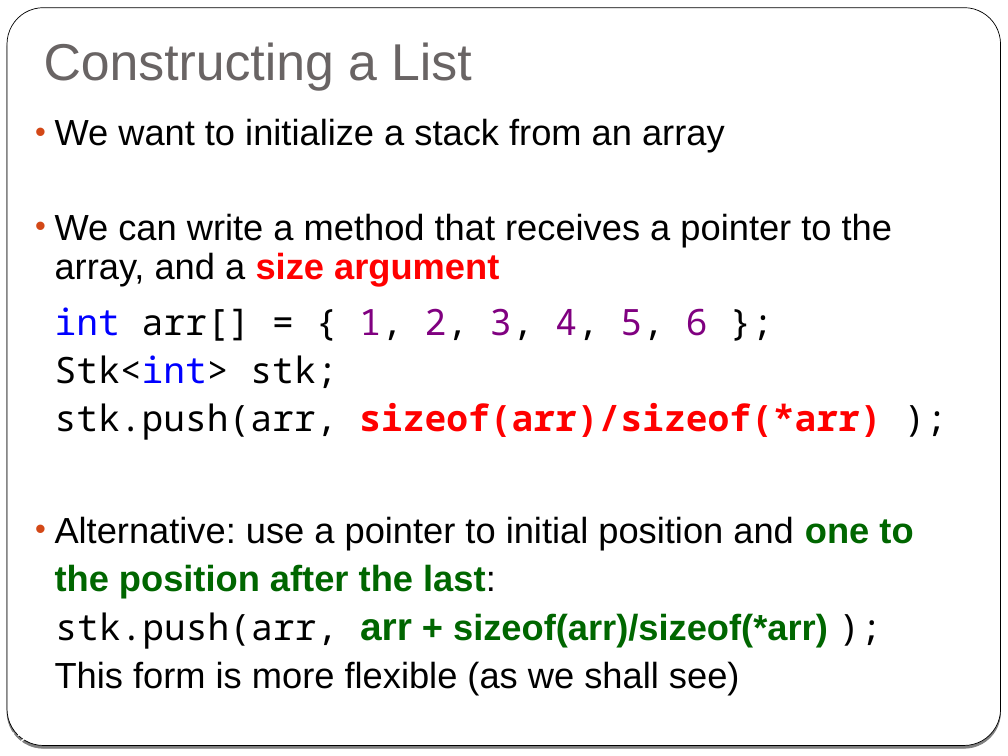
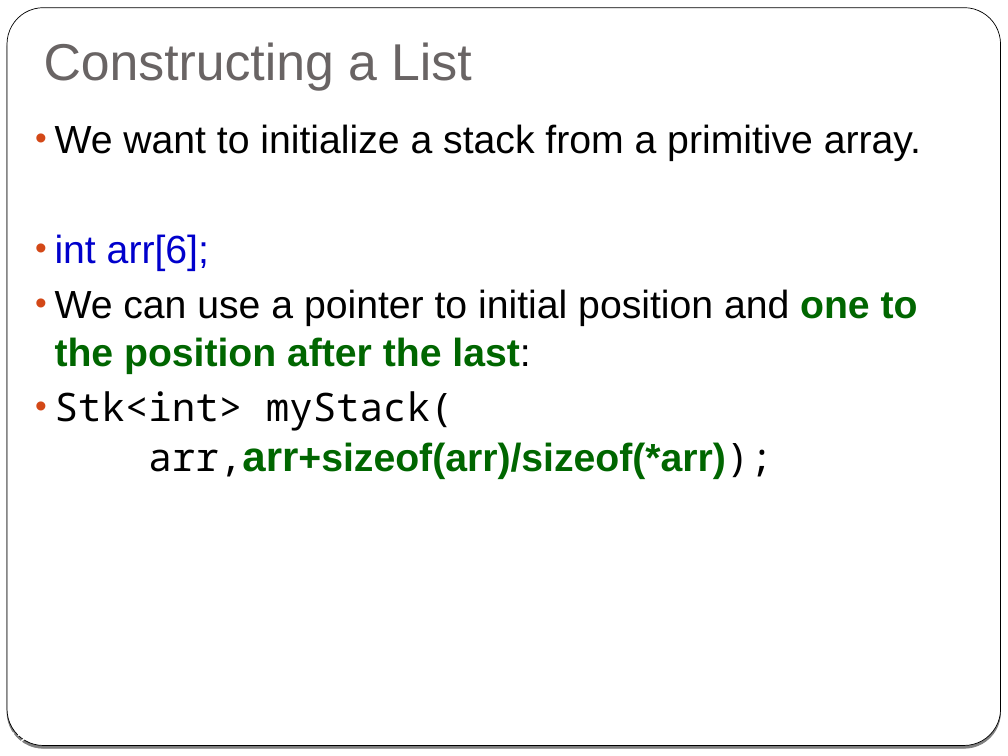
Before and after one commit to cpp-at-ariel/cpp-5778, a slide deck: slide 42 of week08-templates/slides.odp. Drawn at 1008x756 pixels with LibreOffice and Linux fonts; fonts in the diff are those of the drawing. Boxes give left, top, right and bottom in pixels: in the first picture for what was removed or moved away, otherwise in the second. Text is boxed around its words. In the diff, an @@ line names an element or a change of style, - is before the commit and + after.

```diff
--- a/week08-templates/slides.odp
+++ b/week08-templates/slides.odp
@@ text at box(55, 124, 921, 479): text changed; size 25.9 to 28 pt @@
-• We want to initialize a stack from an array
-• We can write a method that receives a pointer to the array, and a size argument
-int arr[] = { 1, 2, 3, 4, 5, 6 };
-Stk<int> stk;
-stk.push(arr, sizeof(arr)/sizeof(*arr) );
-• Alternative: use a pointer to initial position and one to the position after the last:
-stk.push(arr, arr + sizeof(arr)/sizeof(*arr) );
-This form is more flexible (as we shall see)
+• We want to initialize a stack from a primitive array.
+• int arr[6];
+• We can use a pointer to initial position and one to the position after the last:
+• Stk<int> myStack(
+  arr,arr+sizeof(arr)/sizeof(*arr));
```
Also in this commit, not shown: 5 other slides changed.
